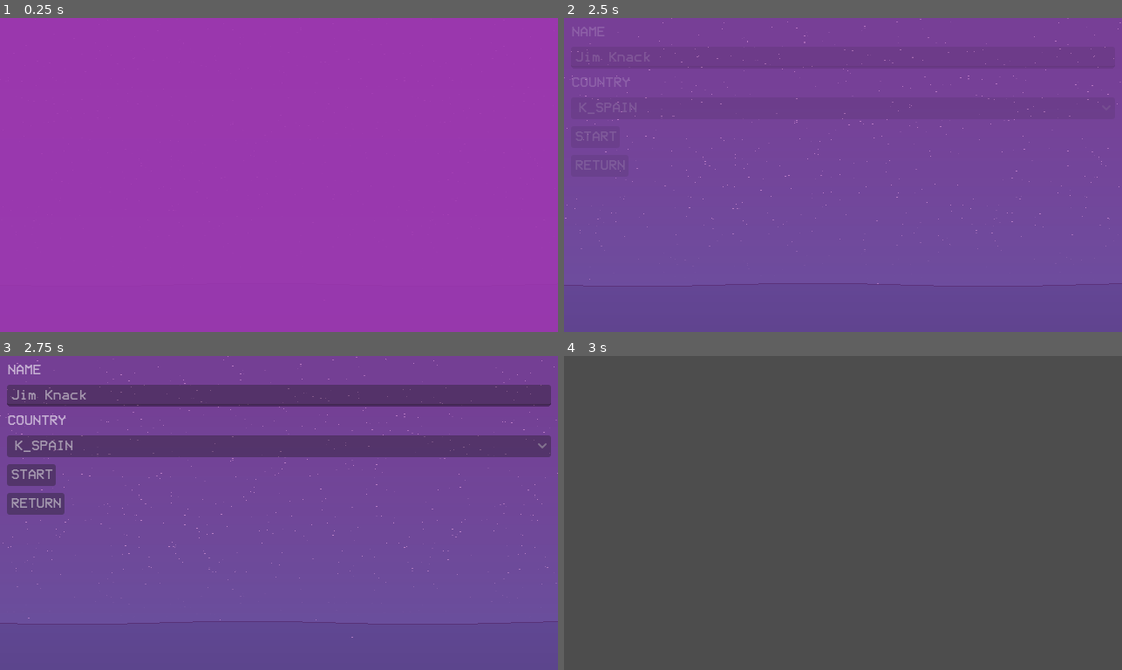
Above: before the commit, frames 1-4 (two rows, left to right).
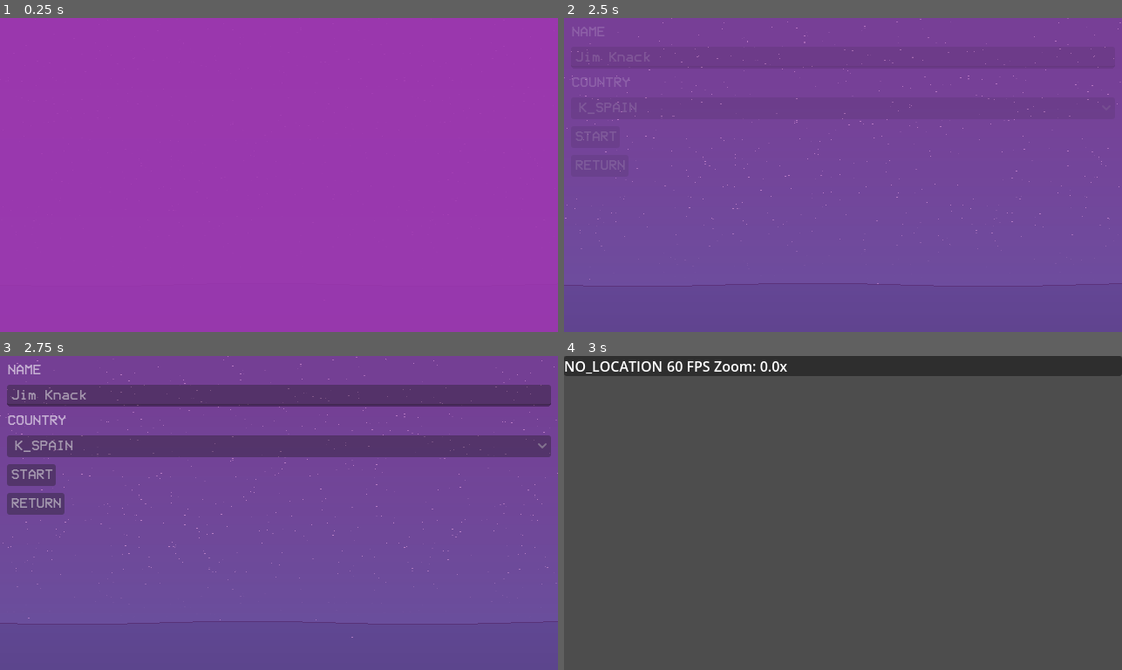
Above: after the commit, the same moments.

Repository: mikeredev/trader
Game: Godot game, scene res://main/main.tscn
Two runs of this game, one before a commit and one after it. Both use one fixed random seed, a clock stepped at 60 frames per second and the inputs below.
Inputs (mouse positions are in pixels of both pictures, inside the frame that each line leads up to):
- Up to frame 1 (0.25 s): no input
- Up to frame 2 (2.5 s): tap Enter (ui_accept) at 0.5, 0.77, 1.52 s; move the mouse to (965, 159) at 0.52 s; hold Right (ui_right) 0.53-1.28 s; move the mouse to (731, 190) at 1.27 s; hold Down (ui_down) 1.28-2 s; click "CONTINUE" at 2 s
- Up to frame 3 (2.75 s): no input
- Up to frame 4 (3 s): click "START" at 2.75 s

Frames 1-3 are identical in both runs. In frame 4, 6.3% of the frame differs, in the area x 0-100%, y 0-7%.

Commit message:
proto incity state

Diff:
--- a/common/global/event_bus.gd
+++ b/common/global/event_bus.gd
@@ -1,11 +1,11 @@
 extends Node
 
-signal camera_zoomed(p_zoom: Vector2)
+signal camera_zoomed(p: Vector2)
 signal config_changed
-signal entered_building(p_building: Building)
-signal exited_building(p_building: Building)
+signal entered_building(p: Building)
+signal exited_building(p: Building)
 signal game_reset
-signal menu_closed(p_menu: Control)
+signal menu_closed(p: Control)
 signal state_entered(p: ActiveState)
 signal state_exited(p: ActiveState)
-signal viewport_resized(p_size: Vector2)
+signal viewport_resized(p: Vector2)
--- a/common/static/file_location.gd
+++ b/common/static/file_location.gd
@@ -5,6 +5,7 @@
 const DEFAULT_MOD_ICON: String = "uid://q40ea1cxooft" # godot robot svg
 const DIALOG_CONFIRM: String = "uid://d0nnf6m4pq68q"
 
+const IN_CITY_SCENE: String = "uid://b3hjf84mgaj58"
 const THEME_DIALOG: String = "uid://b1ls81hnrxdmt"
 const THEME_MENU: String = "uid://og4pfjqwupc"
 
@@ -13,6 +14,7 @@
 const UI_LOAD_MENU: String = "uid://b6ksv61spl61s"
 const UI_MOD_MENU: String = "uid://cbrqqypop7aww"
 const UI_SETTINGS_MENU: String = "uid://7gfio240f6ao"
+const UI_DEV_UI: String = "uid://dm8eiiho4h0gd"
 
 const USER_CONFIG_FILE: String = "user://settings/config.json"
 const USER_ROOT_SAVE_DIR: String = "user://saves"
--- a/data/active_state/01_init.gd
+++ b/data/active_state/01_init.gd
@@ -143,7 +143,7 @@
 			default_containers = [
 				View.ContainerType.MAP, View.ContainerType.VILLAGE, View.ContainerType.SUPPLY_PORT,
 				View.ContainerType.CITY, View.ContainerType.SHIP ]
-		View.ViewType.PORT:
+		View.ViewType.CITY:
 			default_containers = [ View.ContainerType.SCENE ]
 		View.ViewType.INTERIOR:
 			default_containers = [ View.ContainerType.SCENE ]
--- a/data/active_state/02_setup.gd
+++ b/data/active_state/02_setup.gd
@@ -10,7 +10,7 @@
 
 func _main() -> void:
 	# core mod is required
-	if not stage_core_mod(): return
+	if not stage_core_mod(FileLocation.CORE_MOD_DIR): return
 
 	# process user content
 	parse_all_mods(FileLocation.USER_ROOT_MOD_DIR)
@@ -26,12 +26,12 @@
 	System.change_state(StartState.new())
 
 
-func stage_core_mod() -> bool:
+func stage_core_mod(p_core_mod_dir: String) -> bool:
 	Debug.log_info("Staging core mod...")
 	var success: bool
 
 	# attempt to get manifest
-	var manifest: ModManifest = Service.mod_manager.create_manifest(FileLocation.CORE_MOD_DIR)
+	var manifest: ModManifest = Service.mod_manager.create_manifest(p_core_mod_dir)
 	if not manifest: success = false
 
 	# attempt to stage mod
--- a/data/active_state/03_start.gd
+++ b/data/active_state/03_start.gd
@@ -12,8 +12,8 @@
 	#Service.scene_manager.hide_views()
 	#Service.scene_manager.add_menu(Filepath.START_MENU)
 
-	Service.scene_manager.create_scene(FileLocation.UI_START_MENU, UI.ContainerType.MENU)
-	#Service.scene_manager.create_scene(FileLocation.UI_NEW_GAME_MENU, UI.ContainerType.MENU)
+	Service.scene_manager.add_to_ui(FileLocation.UI_START_MENU, UI.ContainerType.MENU)
+	#Service.scene_manager.add_to_ui(FileLocation.UI_NEW_GAME_MENU, UI.ContainerType.MENU)
 
 
 func _start_services() -> void:
--- a/data/active_state/05_ready.gd
+++ b/data/active_state/05_ready.gd
@@ -9,7 +9,10 @@
 
 
 func _main() -> void:
-	Debug.log_info("New game: %s" % is_new_game)
+	Debug.log_info("Creating UI...")
+	Service.scene_manager.add_to_ui(FileLocation.UI_DEV_UI, UI.ContainerType.DEV_UI)
+
+	# start game
 	if is_new_game: start()
 	else: resume()
 
@@ -19,9 +22,11 @@
 
 
 func start() -> void:
+	Debug.log_info("New game: %s" % is_new_game)
 	var player: Character = Service.character_manager.get_player()
 	var capital: City = Service.country_manager.get_capital(player.profile.country_id)
 	Debug.log_debug("Starting in: %s, %s" % [capital.city_id, player.profile.profile_name])
+	System.change_state(InCityState.new(capital.city_id))
 
 
 func resume() -> void:
--- /dev/null
+++ b/data/active_state/06_incity.gd
@@ -0,0 +1,29 @@
+class_name InCityState extends ActiveState
+
+var city_id: StringName
+var view: View = Service.scene_manager.get_view(View.ViewType.CITY)
+
+
+func _init(p_city_id: StringName) -> void:
+	state_id = "InCity"
+	city_id = p_city_id
+
+
+func _main() -> void:
+	Debug.log_info("In city: %s" % city_id)
+
+	# activate viewport
+	Service.scene_manager.activate_view(View.ViewType.CITY)
+
+	# add city scene
+	Service.scene_manager.add_to_view(FileLocation.IN_CITY_SCENE, View.ViewType.CITY, View.ContainerType.SCENE)
+	#Service.scene_manager.add_to_ui(FileLocation.UI_NEW_GAME_MENU, UI.ContainerType.MENU)
+
+
+func _start_services() -> void:
+	pass #System.start_service(SessionManager.new(), Service.ServiceType.SESSION_MANAGER)
+
+
+#func _exit() -> void:
+	#var ui: UI = Service.scene_manager.get_ui()
+	#ui.clear_container(UI.ContainerType.MENU)
--- /dev/null
+++ b/data/city/city_scene.gd
@@ -0,0 +1,9 @@
+class_name CityScene extends Node2D
+
+
+func _init() -> void:
+	pass
+
+
+func _ready() -> void:
+	pass
--- /dev/null
+++ b/data/city/city_scene.tscn
@@ -0,0 +1,16 @@
+[gd_scene load_steps=2 format=3 uid="uid://b3hjf84mgaj58"]
+
+[ext_resource type="Script" uid="uid://4l7l7r2iivsr" path="res://data/city/city_scene.gd" id="1_bwx8w"]
+
+[node name="CityScene" type="Node2D"]
+script = ExtResource("1_bwx8w")
+
+[node name="Borders" type="Node2D" parent="."]
+
+[node name="TilemapLayers" type="Node2D" parent="."]
+
+[node name="Buildings" type="Node2D" parent="."]
+
+[node name="AccessPoints" type="Node2D" parent="."]
+
+[node name="Sprites" type="Node2D" parent="."]
--- a/main/main.tscn
+++ b/main/main.tscn
@@ -36,7 +36,7 @@
 handle_input_locally = false
 render_target_update_mode = 4
 
-[node name="Port" type="SubViewportContainer" parent="."]
+[node name="City" type="SubViewportContainer" parent="."]
 layout_mode = 1
 anchors_preset = 15
 anchor_right = 1.0
@@ -45,7 +45,7 @@
 grow_vertical = 2
 script = ExtResource("1_0xm2m")
 
-[node name="SubViewport" type="SubViewport" parent="Port"]
+[node name="SubViewport" type="SubViewport" parent="City"]
 handle_input_locally = false
 render_target_update_mode = 4
 
--- a/main/ui.gd
+++ b/main/ui.gd
@@ -1,12 +1,19 @@
 class_name UI extends CanvasLayer
 
-enum ContainerType { SPLASH, MENU, DIALOG, NOTIFICATION }
+enum ContainerType { SPLASH, MENU, DIALOG, NOTIFICATION, DEV_UI }
 
 var _containers: Dictionary[ContainerType, UIContainer]
 
 
 func add_container(p_type: ContainerType, p_container: UIContainer) -> void:
 	_containers[p_type] = p_container
+
+
+func add_to_container(p_scene: Node, p_container: ContainerType) -> Node:
+	var container: UIContainer = get_container(p_container)
+	container.add_child(p_scene)
+	Debug.log_debug("Created scene: %s" % p_scene.get_path())
+	return p_scene
 
 
 func get_container(p_type: ContainerType) -> UIContainer:
--- a/main/view.gd
+++ b/main/view.gd
@@ -1,6 +1,6 @@
 class_name View extends SubViewportContainer
 
-enum ViewType { OVERWORLD, PORT, INTERIOR }
+enum ViewType { OVERWORLD, CITY, INTERIOR }
 enum ContainerType { MAP, VILLAGE, CITY, SUPPLY_PORT, SHIP, SCENE }
 
 var subviewport: SubViewport
@@ -21,6 +21,13 @@
 	_containers[p_type] = p_container
 
 
+func add_to_container(p_scene: Node, p_container: ContainerType) -> Node:
+	var container: NodeContainer = get_container(p_container)
+	container.add_child(p_scene)
+	Debug.log_debug("Created scene: %s" % p_scene.get_path())
+	return p_scene
+
+
 func get_camera() -> Camera:
 	return _camera
 
@@ -33,4 +40,4 @@
 	var camera: Camera = get_camera()
 	camera.enabled = p_active
 	visible = p_active
-	Debug.log_debug("Set view %s active: %s" % [name.to_upper(), p_active])
+	#Debug.log_verbose("Set view active: %s, %s" % [self.name, p_active])
--- a/service/system/dialog/dialog_manager.gd
+++ b/service/system/dialog/dialog_manager.gd
@@ -3,7 +3,7 @@
 
 func get_confirmation(p_text: String, p_confirm_text: String = "YES", p_cancel_text: String = "NO") -> bool:
 	var uid: String = FileLocation.DIALOG_CONFIRM
-	var modal: DialogConfirm = Service.scene_manager.create_scene(uid, UI.ContainerType.DIALOG)
+	var modal: DialogConfirm = Service.scene_manager.add_to_ui(uid, UI.ContainerType.DIALOG)
 	modal.configure(p_text, p_confirm_text, p_cancel_text)
 	var result: bool = await modal.await_input()
 	return result
--- a/service/system/mod/blueprints/world_blueprint.gd
+++ b/service/system/mod/blueprints/world_blueprint.gd
@@ -32,6 +32,7 @@
 				var texture: String = p_data["map"]["texture"]
 				var texture_path: String = "%s/%s/%s" % [dir, folder, texture]
 
+				# validate file exists (not that it is a valid map)
 				if not FileAccess.file_exists(texture_path):
 					Debug.log_warning("Unable to access map texture: %s" % texture_path)
 					return false
@@ -39,7 +40,8 @@
 				# update data with full path
 				p_data["map"]["texture"] = texture_path
 				Debug.log_verbose("  Validated map texture: %s" % texture_path)
-		# regex timestamp
+
+			# regex timestamp
 	return true
 
 
@@ -55,23 +57,24 @@
 	# register world map
 	Service.world_manager.map = world_map
 
-	# create and bind camera
+	# bind camera
 	var camera: Camera = overworld.get_camera()
 	camera.set_limits(world_map.texture.get_size())
 	camera.set_min_zoom(DisplayServer.screen_get_size(), world_map.texture.get_size())
 
-	if Service.config_manager.developer_settings.enable_astar:
-		# create A* grid
-		var astar: Dictionary[String, Variant] = {
-			"compute": AStarGrid2D.HEURISTIC_EUCLIDEAN,
-			"estimate": AStarGrid2D.HEURISTIC_EUCLIDEAN,
-			"diagonal": AStarGrid2D.DIAGONAL_MODE_ALWAYS,
-			"jumping": true }
+	# create A* grid
+	var enable_astar: bool = Service.config_manager.developer_settings.enable_astar
+	if not enable_astar:
+		Debug.log_warning("Overworld A* is disabled")
+		return
 
-		var grid: WorldGrid = WorldGrid.new(world_map.texture, astar)
+	var astar: Dictionary[String, Variant] = {
+		"compute": AStarGrid2D.HEURISTIC_EUCLIDEAN,
+		"estimate": AStarGrid2D.HEURISTIC_EUCLIDEAN,
+		"diagonal": AStarGrid2D.DIAGONAL_MODE_ALWAYS,
+		"jumping": true }
 
-		# register A* grid
-		Service.world_manager.grid = grid
+	var grid: WorldGrid = WorldGrid.new(world_map.texture, astar)
 
-	else:
-		Debug.log_warning("Overworld A* is disabled")
+	# register A* grid
+	Service.world_manager.grid = grid
--- a/service/system/scene/scene_manager.gd
+++ b/service/system/scene/scene_manager.gd
@@ -4,14 +4,24 @@
 var _ui: UI
 
 
-func register_view(p_type: View.ViewType, p_view: View) -> void:
-	_views[p_type] = p_view
-	Debug.log_debug("Registered view: %s" % p_view)
+func activate_view(p_type: View.ViewType) -> void:
+	var target: View = get_view(p_type)
+	for view: View in get_views():
+		var active: bool = view == target
+		view.set_active(active)
+	Debug.log_debug("Set active view: %s" % [View.ViewType.keys()[p_type]])
 
 
-func register_ui(p_ui: UI) -> void:
-	_ui = p_ui
-	Debug.log_debug("Registered UI: %s" % p_ui)
+func add_to_ui(p_scene: Variant, p_container: UI.ContainerType) -> Node:
+	var ui: UI = get_ui()
+	var node: Node = create_scene(p_scene)
+	return ui.add_to_container(node, p_container)
+
+
+func add_to_view(p_scene: Variant, p_view: View.ViewType, p_container: View.ContainerType) -> Node:
+	var view: View = get_view(p_view)
+	var node: Node = create_scene(p_scene)
+	return view.add_to_container(node, p_container)
 
 
 func center_window(p_resolution: Vector2i) -> void:
@@ -21,23 +31,18 @@
 	Debug.log_debug("Centered window: %s" % center)
 
 
-func create_scene(p_scene: Variant, p_container: UI.ContainerType) -> Node:
+func create_scene(p_scene: Variant) -> Node:
 	var node: Node
-	var _type: int = typeof(p_scene)
-	match _type:
-		4:
+	match typeof(p_scene):
+		TYPE_STRING:
 			var path: String = p_scene
 			node = _create_from_path(path)
-		24:
+		TYPE_OBJECT:
 			var scene: PackedScene = p_scene
 			node = _create_from_packed(scene)
 		_:
-			Debug.log_warning("Unknown scene type: %d (%s)" % [type_string(_type), p_scene])
+			Debug.log_warning("Unknown scene type: %d (%s)" % [typeof(p_scene), p_scene])
 			return null
-
-	var container: UIContainer = _ui.get_container(p_container)
-	container.add_child(node)
-	Debug.log_debug("Created scene: %s" % node.get_path())
 	return node
 
 
@@ -60,6 +65,20 @@
 	return _views.get(p_type, null)
 
 
+func get_views() -> Array[View]:
+	return _views.values()
+
+
+func register_view(p_type: View.ViewType, p_view: View) -> void:
+	_views[p_type] = p_view
+	Debug.log_debug("Registered view: %s" % p_view)
+
+
+func register_ui(p_ui: UI) -> void:
+	_ui = p_ui
+	Debug.log_debug("Registered UI: %s" % p_ui)
+
+
 func _create_from_packed(p_preload: PackedScene) -> Node:
 	var scene: Node = p_preload.instantiate()
 	return scene
@@ -68,4 +87,4 @@
 func _create_from_path(p_path: String) -> Node:
 	var packed_scene: PackedScene = load(p_path)
 	var scene: Node = packed_scene.instantiate()
-	return scene # nothing logged
+	return scene
--- a/ui/class/button/ui_button_start_menu.gd
+++ b/ui/class/button/ui_button_start_menu.gd
@@ -5,4 +5,4 @@
 	var return_to: float = position.x
 	position.x += 5
 	var tween: Tween = Service.scene_manager.create_tween(self, "position:x", return_to, 0.1, Tween.TRANS_SPRING, Tween.EASE_OUT)
-	await tween.finished # throws warnings if not present (continue through start menu and start new game to see)
+	await tween.finished
--- a/ui/class/control/ui_control.gd
+++ b/ui/class/control/ui_control.gd
@@ -14,7 +14,7 @@
 func _set_minimum_size() -> void:
 	if get_node_or_null("%MarginOuter") and get_node_or_null("%NavMain"):
 		var margin_outer: MarginContainer = get_node("%MarginOuter")
-		var margin_value: int = 256
+		var margin_value: int = 256 # magic, move to ProjSettings
 		margin_outer.add_theme_constant_override("margin_top", margin_value)
 		margin_outer.add_theme_constant_override("margin_left", margin_value)
 		margin_outer.add_theme_constant_override("margin_bottom", margin_value)
@@ -29,7 +29,7 @@
 		Debug.log_warning("Cannot size all UI elements: %s" % self)
 
 
-func _set_color_scheme() -> void:
+func _set_color_scheme() -> void: # unused rn
 	if get_node_or_null("%Background"):
 		var background: ColorRect = get_node("%Background")
 		var primary_bg: Color = ProjectSettings.get_setting("gui/theme/scheme/primary_bg")
--- /dev/null
+++ b/ui/dev_ui/dev_ui.gd
@@ -0,0 +1,25 @@
+extends Control
+
+@onready var ui_location_label: Label = %LocationLabel
+@onready var ui_fps_label: Label = %FPSLabel
+@onready var ui_zoom_label: Label = %ZoomLabel
+
+
+func _init() -> void:
+	pass
+
+
+func _ready() -> void:
+	pass
+
+
+func _connect_signals() -> void:
+	pass#EventBus.view_active.connect()
+
+func _process(_delta: float) -> void:
+	var fps: float = Engine.get_frames_per_second()
+	ui_fps_label.text = "%.00f FPS" % fps
+
+
+func update_ui_zoom(p_zoom: Vector2) -> void:
+	pass
--- /dev/null
+++ b/ui/dev_ui/dev_ui.tscn
@@ -0,0 +1,37 @@
+[gd_scene load_steps=2 format=3 uid="uid://dm8eiiho4h0gd"]
+
+[ext_resource type="Script" uid="uid://b0v3tbwkw2asb" path="res://ui/dev_ui/dev_ui.gd" id="1_uwion"]
+
+[node name="DevUI" type="Control"]
+layout_mode = 3
+anchors_preset = 15
+anchor_right = 1.0
+anchor_bottom = 1.0
+grow_horizontal = 2
+grow_vertical = 2
+script = ExtResource("1_uwion")
+
+[node name="PanelContainer" type="PanelContainer" parent="."]
+layout_mode = 1
+anchors_preset = 10
+anchor_right = 1.0
+offset_bottom = 23.0
+grow_horizontal = 2
+
+[node name="HBoxContainer" type="HBoxContainer" parent="PanelContainer"]
+layout_mode = 2
+
+[node name="LocationLabel" type="Label" parent="PanelContainer/HBoxContainer"]
+unique_name_in_owner = true
+layout_mode = 2
+text = "NO_LOCATION"
+
+[node name="FPSLabel" type="Label" parent="PanelContainer/HBoxContainer"]
+unique_name_in_owner = true
+layout_mode = 2
+text = "00 FPS"
+
+[node name="ZoomLabel" type="Label" parent="PanelContainer/HBoxContainer"]
+unique_name_in_owner = true
+layout_mode = 2
+text = "Zoom: 0.0x"
--- a/ui/start/start_menu.gd
+++ b/ui/start/start_menu.gd
@@ -115,7 +115,7 @@
 		submenu.modulate.a = 0.0
 		submenu.visible = true
 	else:
-		submenu = Service.scene_manager._create_from_path(p_path)
+		submenu = Service.scene_manager.create_scene(p_path)
 		submenu.modulate.a = 0.0
 		nav_content.add_child(submenu)
 		active[p_submenu] = submenu
Not shown, added: data/active_state/06_incity.gd.uid
Not shown, added: data/city/city_scene.gd.uid
Not shown, added: ui/dev_ui/dev_ui.gd.uid
